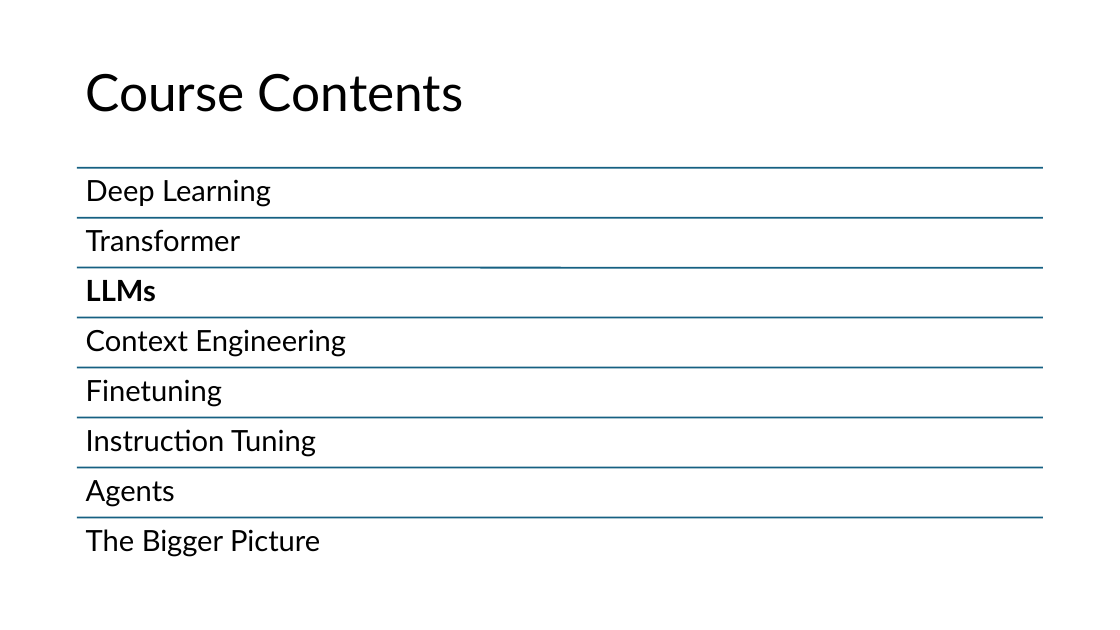
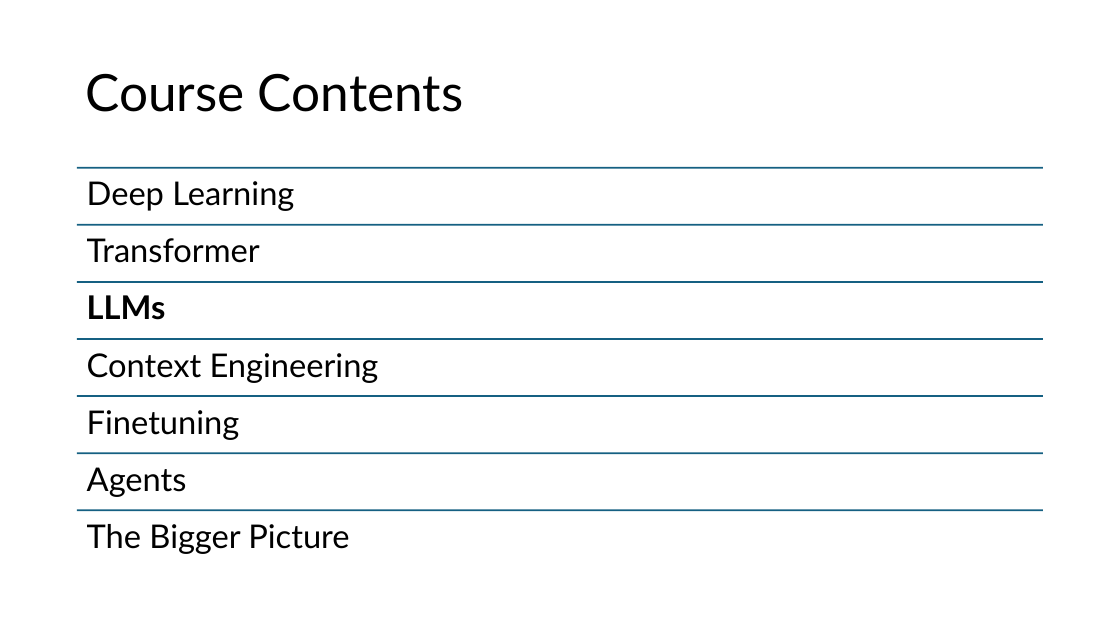
Before and after one commit to FelixWick/language_models, a slide deck: slide 2 of slides/3_LLMs.pptx. Drawn at 1120x630 pixels with LibreOffice and Linux fonts; fonts in the diff are those of the drawing. Boxes give left, top, right and bottom in pixels: in the first picture for what was removed or moved away, otherwise in the second. Text is boxed around its words. In the diff, an @@ line names an element or a change of style, - is before the commit and + after.

```diff
--- a/slides/3_LLMs.pptx
+++ b/slides/3_LLMs.pptx
@@ text "Transformer": place and size @@
-text "Transformer" at (86, 229, 240, 252)
+text "Transformer" at (87, 238, 260, 263)
@@ line moved from (77, 218) - (1044, 218) to (77, 225) - (1044, 225) @@
@@ text "LLMs": place and size @@
-text "LLMs" at (86, 280, 156, 302)
+text "LLMs" at (87, 295, 166, 320)
@@ line moved from (77, 268) - (1044, 268) to (77, 282) - (1044, 282) @@
@@ text "Context Engineering": place and size @@
-text "Context Engineering" at (86, 329, 346, 357)
+text "Context Engineering" at (87, 353, 379, 383)
@@ line moved from (77, 318) - (1044, 318) to (77, 339) - (1044, 339) @@
@@ line removed from (77, 368) to (1044, 368) @@
@@ size 25 to 28 pt; more space between paragraphs in 7 elements at (87, 181, 294, 211), (87, 524, 349, 554), (87, 467, 187, 497), (87, 238, 260, 263), (87, 295, 166, 320), (87, 353, 379, 383), (87, 410, 240, 440) @@
@@ text "Finetuning": place and size @@
-text "Finetuning" at (86, 379, 222, 407)
+text "Finetuning" at (87, 410, 240, 440)
@@ line moved from (77, 418) - (1044, 418) to (77, 397) - (1044, 397) @@
@@ text removed at (86, 429, 316, 457) @@
-Instruction Tuning
@@ text "Agents": place and size @@
-text "Agents" at (86, 480, 175, 507)
+text "Agents" at (87, 467, 187, 497)
@@ line moved from (77, 468) - (1044, 468) to (77, 454) - (1044, 454) @@
@@ line moved from (77, 518) - (1044, 518) to (77, 510) - (1044, 510) @@
```
Also in this commit, not shown: 5 other slides changed, 4 slides added, 4 slides removed, 5 other files.
